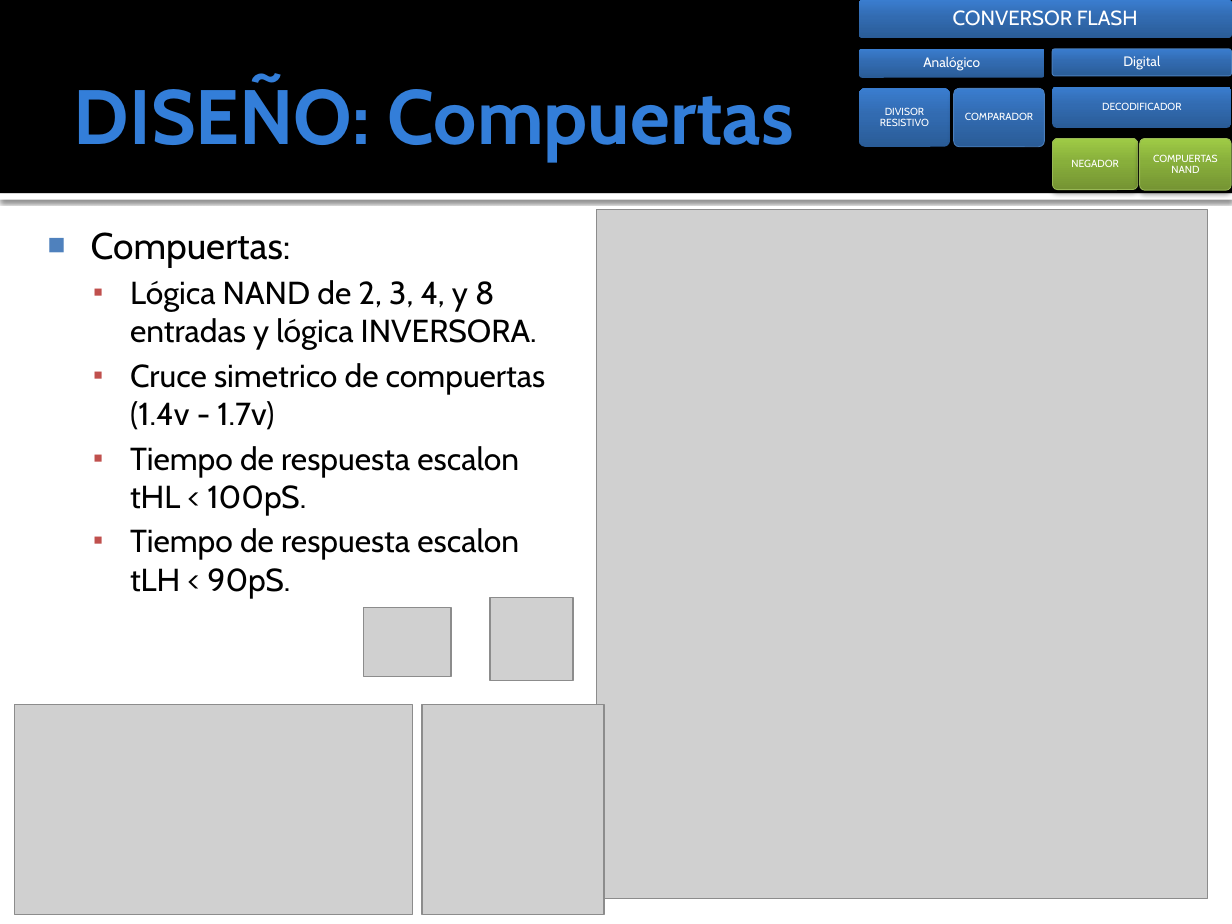
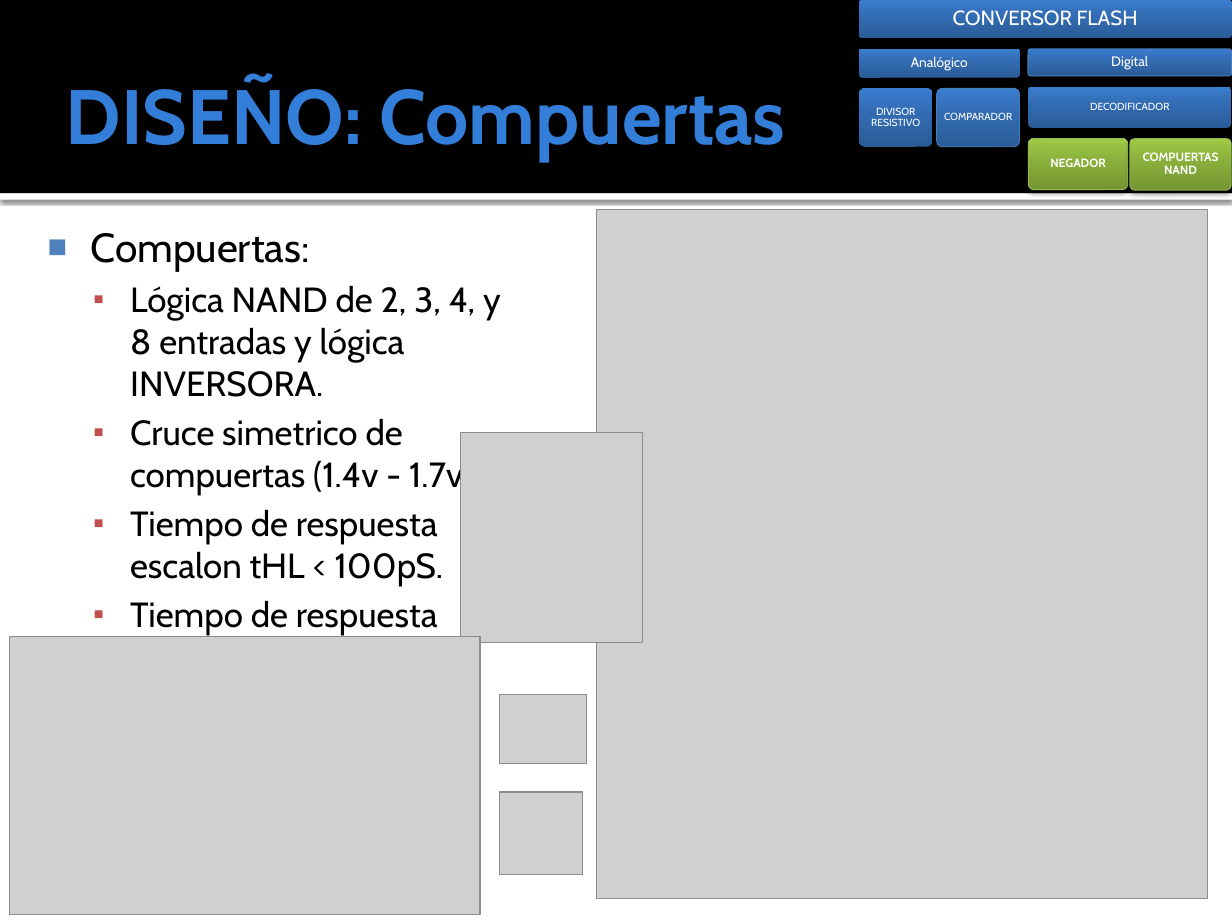
Before and after one commit to ginotkj/fiocs, a slide deck: slide 13 of Documentation/Documentacion/PRESENTACION_FABRI.pptx (slide 11 before the commit). Drawn at 1232x924 pixels with LibreOffice and Linux fonts; fonts in the diff are those of the drawing; grey boxes stand for pictures; background and template pictures are left out. Boxes give left, top, right and bottom in pixels: in the first picture for what was removed or moved away, otherwise in the second. Text is boxed around its words. In the diff, an @@ line names an element or a change of style, - is before the commit and + after.

```diff
--- a/Documentation/Documentacion/PRESENTACION_FABRI.pptx
+++ b/Documentation/Documentacion/PRESENTACION_FABRI.pptx
@@ title "DISEÑO: Compuertas": place and size @@
-title "DISEÑO: Compuertas" at [74,79,794,161]
+title "DISEÑO: Compuertas" at [66,79,785,161]
@@ text "Analógico": place and size @@
-text "Analógico" at [923,56,980,71]
+text "Analógico" at [911,56,968,71]
@@ rounded rectangle: place and size @@
-rounded rectangle at [859,49,1045,78]
+rounded rectangle at [859,49,1019,78]
@@ text "Digital": place and size @@
-text "Digital" at [1123,55,1160,70]
+text "Digital" at [1111,55,1148,70]
@@ rounded rectangle: place and size @@
-rounded rectangle at [1052,49,1232,76]
+rounded rectangle at [1027,49,1231,76]
@@ text "DIVISOR RESISTIVO": place and size @@
-text "DIVISOR RESISTIVO" at [880,107,929,126]
+text "DIVISOR RESISTIVO" at [871,107,920,126]
@@ rounded rectangle: place and size @@
-rounded rectangle at [859,89,950,147]
+rounded rectangle at [859,89,933,147]
@@ text "COMPARADOR": place and size @@
-text "COMPARADOR" at [965,112,1033,120]
+text "COMPARADOR" at [944,112,1012,120]
@@ rounded rectangle: place and size @@
-rounded rectangle at [954,89,1045,147]
+rounded rectangle at [936,89,1019,147]
@@ text "DECODIFICADOR": place and size @@
-text "DECODIFICADOR" at [1102,102,1181,110]
+text "DECODIFICADOR" at [1090,102,1169,110]
@@ rounded rectangle: place and size @@
-rounded rectangle at [1052,86,1231,128]
+rounded rectangle at [1029,86,1232,128]
@@ text "NEGADOR" at [1050,158,1106,167]: size 6 to 7 pt, bold on @@
@@ text "NEGADOR": place and size @@
-text "NEGADOR" at [1071,159,1119,167]
+text "NEGADOR" at [1050,158,1106,167]
@@ rounded rectangle: place and size @@
-rounded rectangle at [1052,138,1137,188]
+rounded rectangle at [1029,138,1129,188]
@@ text "COMPUERTAS NAND": place and size @@
-text "COMPUERTAS NAND" at [1153,154,1218,173]
+text "COMPUERTAS NAND" at [1143,152,1219,174]
@@ text "COMPUERTAS NAND" at [1143,152,1219,174]: size 6 to 7 pt, bold on @@
@@ rounded rectangle: place and size @@
-rounded rectangle at [1140,138,1231,190]
+rounded rectangle at [1130,138,1231,190]
@@ text "Compuertas:" at [91,233,501,634]: size 21.7 to 23.8 pt in "Compuertas:"; size 18.6 to 20.4 pt @@
@@ picture: place and size @@
-picture at [423,705,605,914]
+picture at [461,432,643,642]
@@ picture: place and size @@
-picture at [15,705,413,914]
+picture at [10,637,480,914]
@@ picture: place and size @@
-picture at [363,607,451,676]
+picture at [500,695,588,764]
@@ picture: place and size @@
-picture at [490,598,574,680]
+picture at [500,792,584,875]
```
Also in this commit, not shown: 4 other slides changed, 4 slides added, 1 slide removed, 1 other file.
